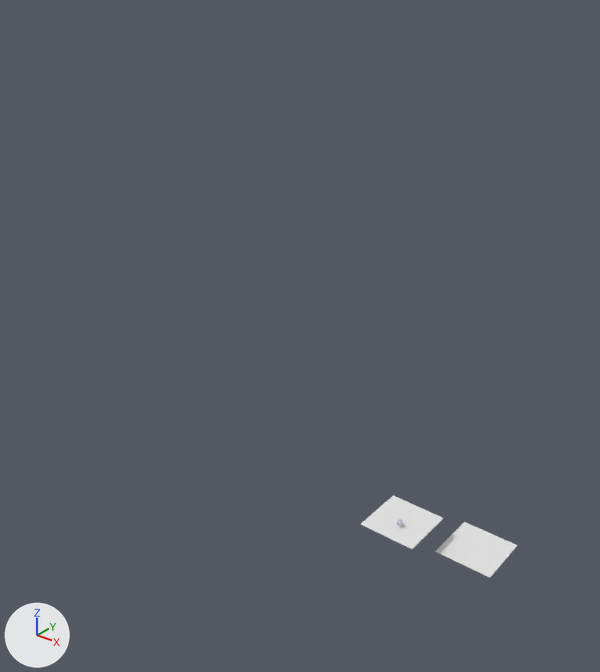
Renders of the Blender file Assets/Sprites/Dice/theZar.blend from each side of a commit.
Before and after are seen from a camera (50 mm lens) standing at (16.1, -36.7, 34.9) and looking at (-13.2, -0.1, 12.2). Every picture has the same lights, and +X, +Y and +Z are marked at lower left. The first picture is the older version.
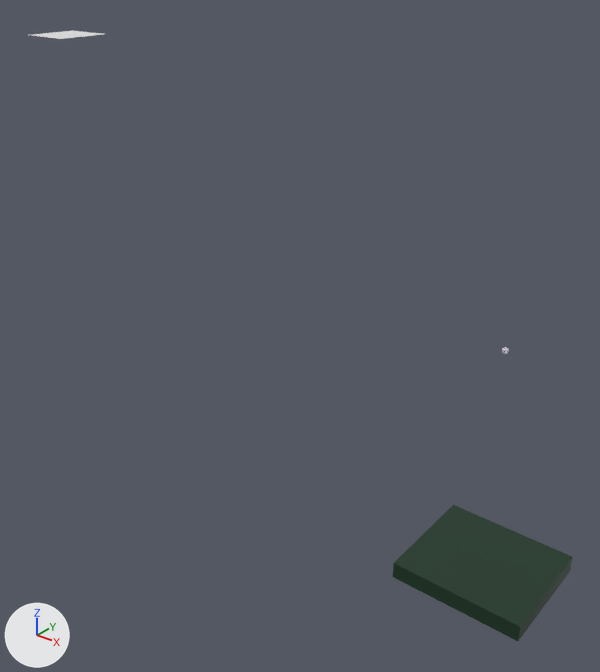
Pixel boxes (x1, y1, x2, y2) of what changed, in the pictures (600 x 672 px):
'Cube.001', added (dark green)
    after: (393, 505, 573, 641)
'Plane.001', moved
    before: (361, 495, 443, 549)
    after: (31, 30, 103, 39)
'Plane', deleted
    before: (435, 522, 518, 578)
'Cube', moved
    before: (397, 519, 403, 526)
    after: (502, 347, 509, 354)

The change, as a diff of the scene's bpy script:
```diff
--- a/Assets/Sprites/Dice/theZar.blend.py
+++ b/Assets/Sprites/Dice/theZar.blend.py
@@ mat_material @@
+mat_material = principled_material('Material')
+mat_material.base_color = (0.0075, 0.0339, 0.0139)  # dark green #15341f
@@ me_cube_001 @@
+me_cube_001.from_pydata(...)  # a box spanning x -1.0..1.0, y -1.0..1.0, z -1.0..1.0
+me_cube_001.materials.append(mat_material)  # dark green #15341f
@@ ob_cube @@
 ob_cube = bpy.data.objects.new('Cube', me_cube)
-ob_cube.location = (-3.54, -2.97, 4.26)
+ob_cube.location = (0.11, 0.52, 15.15)
 ob_cube.rotation_euler = (-0.122, 0.0976, -0.0192)  # degrees (-7, 5.6, -1.1)
@@ ob_plane @@
-ob_plane = bpy.data.objects.new('Plane', me_plane)
-ob_plane.location = (0.03, 0.0, 2.28)
-ob_plane.scale = (1.76, 1.76, 1.76)
@@ ob_plane_001 @@
 ob_plane_001 = bpy.data.objects.new('Plane.001', me_plane_001)
-ob_plane_001.location = (-3.7, -2.43, 3.95)
+ob_plane_001.location = (-30.85, -1.94, 29.03)
 ob_plane_001.scale = (1.76, 1.76, 1.76)
@@ ob_cube_001 @@
+ob_cube_001 = bpy.data.objects.new('Cube.001', me_cube_001)
+ob_cube_001.location = (0.0, 1.27, 0.0)
+ob_cube_001.scale = (4.13, 3.66, 0.544)
```
